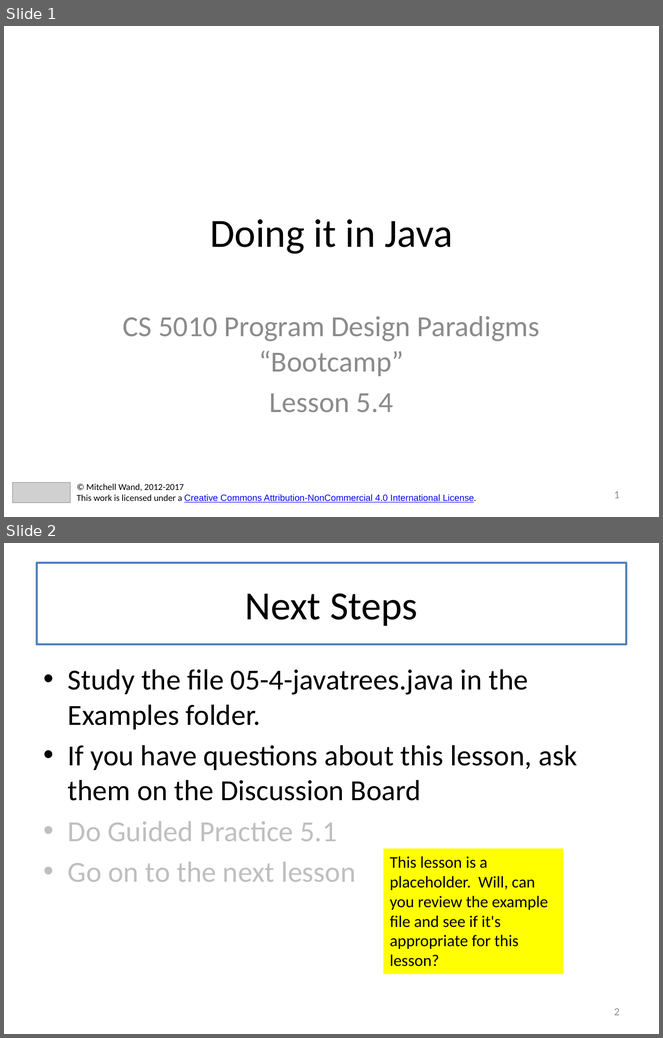
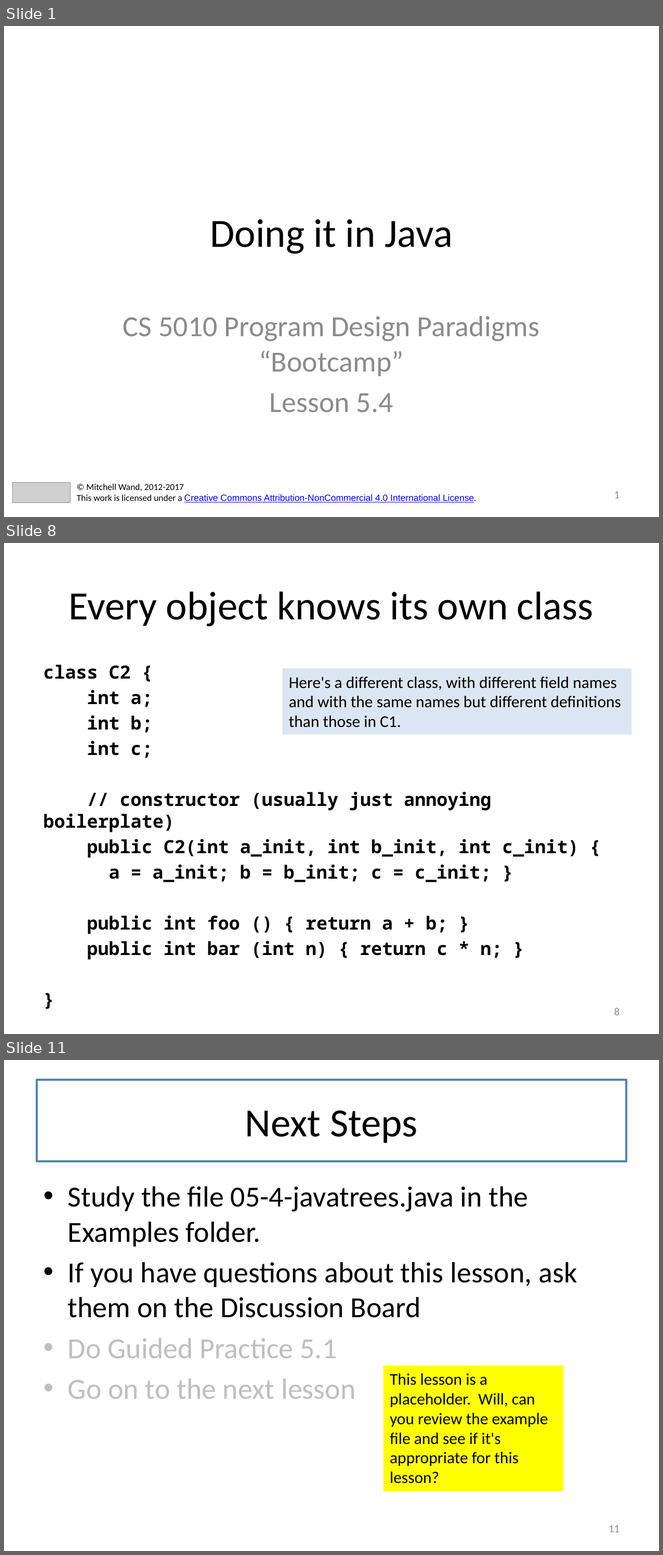
Before and after one commit to mwand/cs5010f17, a slide deck: Slides/Lesson 5.4 Doing It In Java.pptx. Shown one above the other, each under a label of ours: slides 1 and 2 before the commit, slides 1, 8 and 11 after it; the slides between them are not shown. The pictures are 663x1038 and 663x1555 pixels, drawn with LibreOffice and Linux fonts; fonts in the diff are those of the drawing; grey boxes stand for pictures. Boxes give left, top, right and bottom in pixels: in the first picture for what was removed or moved away, otherwise in the second. Text is boxed around its words. In the diff, an @@ line names an element or a change of style, - is before the commit and + after.

```diff
--- a/Slides/Lesson 5.4 Doing It In Java.pptx
+++ b/Slides/Lesson 5.4 Doing It In Java.pptx
@@ slide 8 added at (4, 543, 659, 1034), background #FFFFFF @@
@@ title added at (37, 563, 626, 644), fill #FFFFFF, outline #4F81BD 2 pt, 44 pt, text #000000 @@
+Every object knows its own class
@@ text added at (44, 665, 579, 960), 20 pt, text #000000, bold @@
+class C2 {
+int a;
+int b;
+int c;
+// constructor (usually just annoying boilerplate)
+public C2(int a_init, int b_init, int c_init) {
+a = a_init; b = b_init; c = c_init; }
+public int foo () { return a + b; }
+public int bar (int n) { return c * n; }
+}
@@ rectangle added at (283, 669, 632, 735), fill #DCE6F2, 18 pt, text #000000 @@
+Here's a different class, with different field names and with the same names but different definitions than those in C1.
@@ page number added at (614, 1008, 620, 1016), 12 pt, text #8C8C8C @@
+8
@@ what was slide 2 is now slide 11 @@
@@ page number at (609, 1525, 620, 1533): text changed @@
-2
+11
```
Also in this commit, not shown: 8 other slides added, 4 other files.
